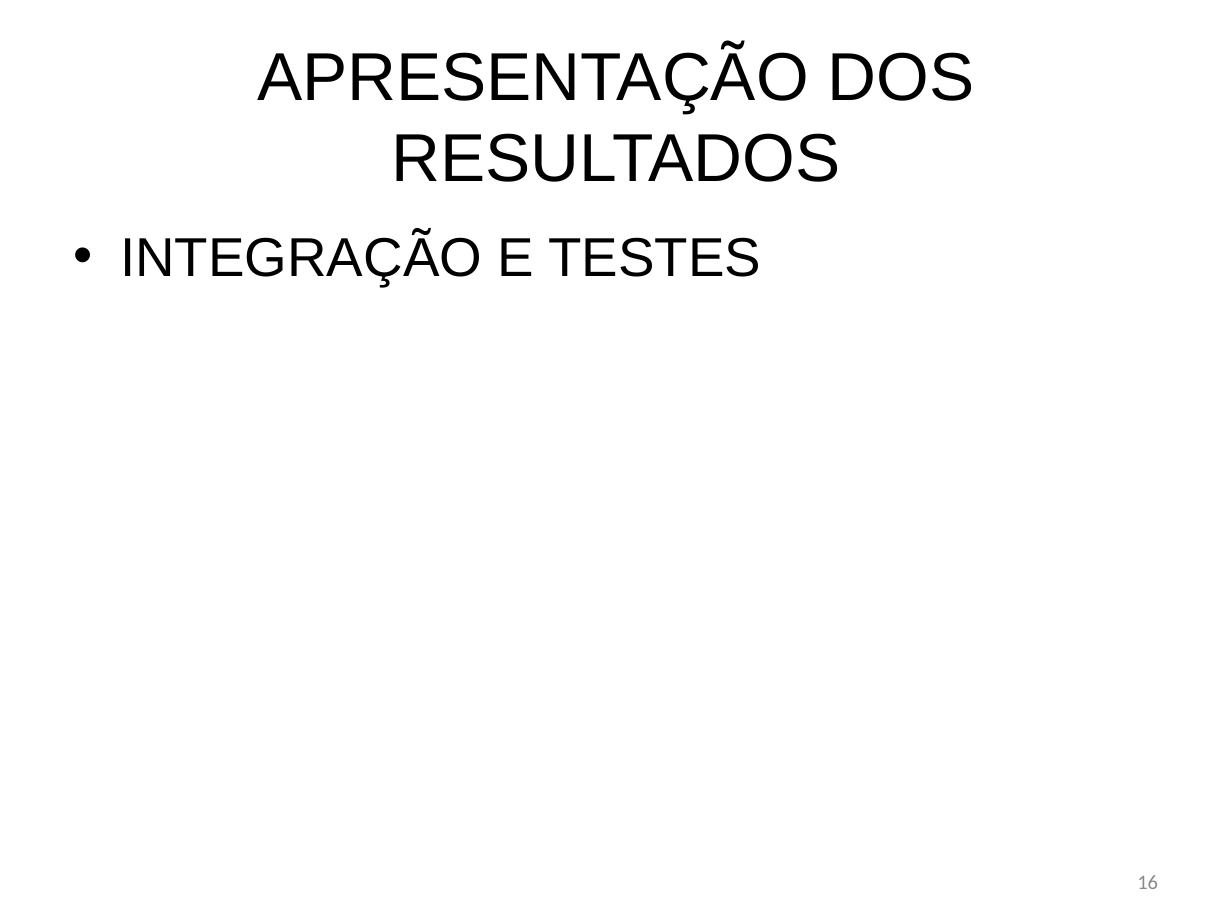
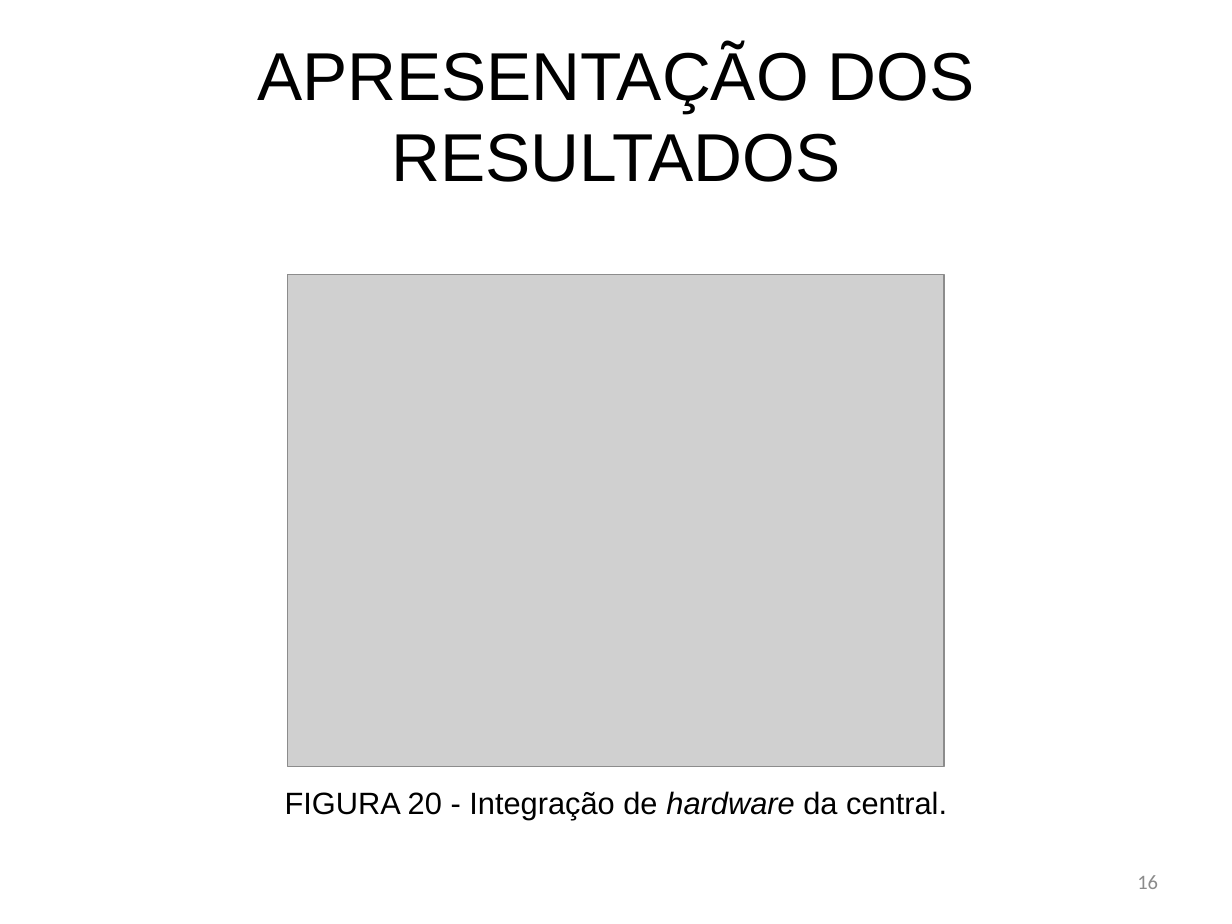
Before and after one commit to bengelbert/ifsc, a slide deck: slide 16 of tcc/docs/monograph.pptx. Drawn at 1232x924 pixels with LibreOffice and Linux fonts; fonts in the diff are those of the drawing; grey boxes stand for pictures. Boxes give left, top, right and bottom in pixels: in the first picture for what was removed or moved away, otherwise in the second. Text is boxed around its words. In the diff, an @@ line names an element or a change of style, - is before the commit and + after.

```diff
--- a/tcc/docs/monograph.pptx
+++ b/tcc/docs/monograph.pptx
@@ text removed at bbox=[120, 233, 761, 286] @@
-• INTEGRAÇÃO E TESTES
@@ picture added at bbox=[288, 275, 945, 768] @@
@@ text added at bbox=[285, 791, 947, 820], 18 pt, text #000000 @@
+FIGURA 20 - Integração de hardware da central.
```
Also in this commit, not shown: 7 other slides changed.
